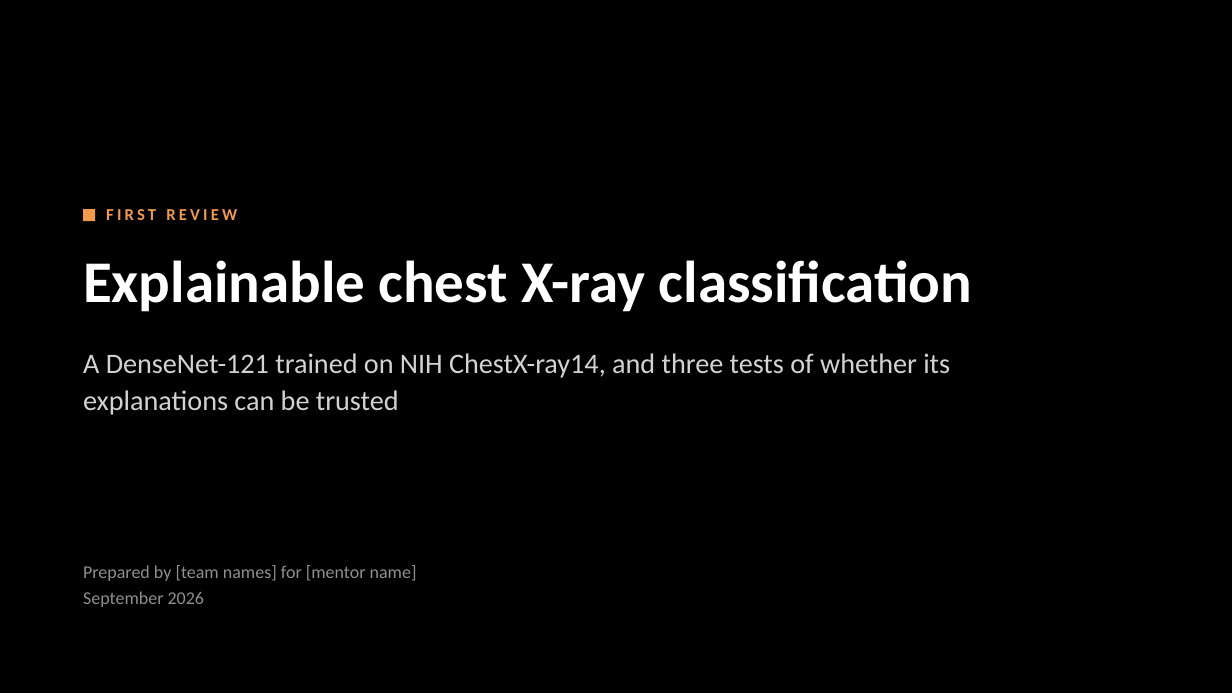
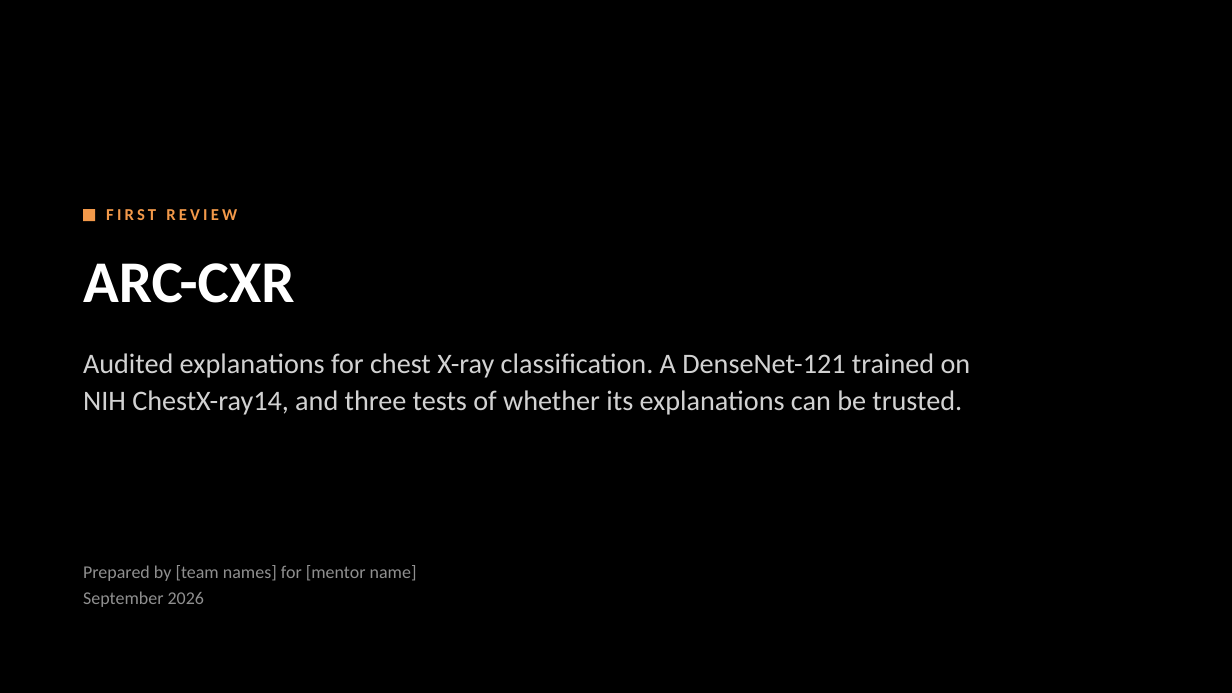
Before and after one commit to NightRaven-0/CNN, a slide deck: slide 1 of presentation/first_review_v2.pptx. Drawn at 1232x693 pixels with LibreOffice and Linux fonts; fonts in the diff are those of the drawing. Boxes give left, top, right and bottom in pixels: in the first picture for what was removed or moved away, otherwise in the second. Text is boxed around its words. In the diff, an @@ line names an element or a change of style, - is before the commit and + after.

```diff
--- a/presentation/first_review_v2.pptx
+++ b/presentation/first_review_v2.pptx
@@ text at (83,263,294,303): text changed @@
-Explainable chest X-ray classification
+ARC-CXR
@@ text at (83,353,971,415): text changed @@
-A DenseNet-121 trained on NIH ChestX-ray14, and three tests of whether its explanations can be trusted
+Audited explanations for chest X-ray classification. A DenseNet-121 trained on NIH ChestX-ray14, and three tests of whether its explanations can be trusted.
```
Also in this commit, not shown: 5 other files.
